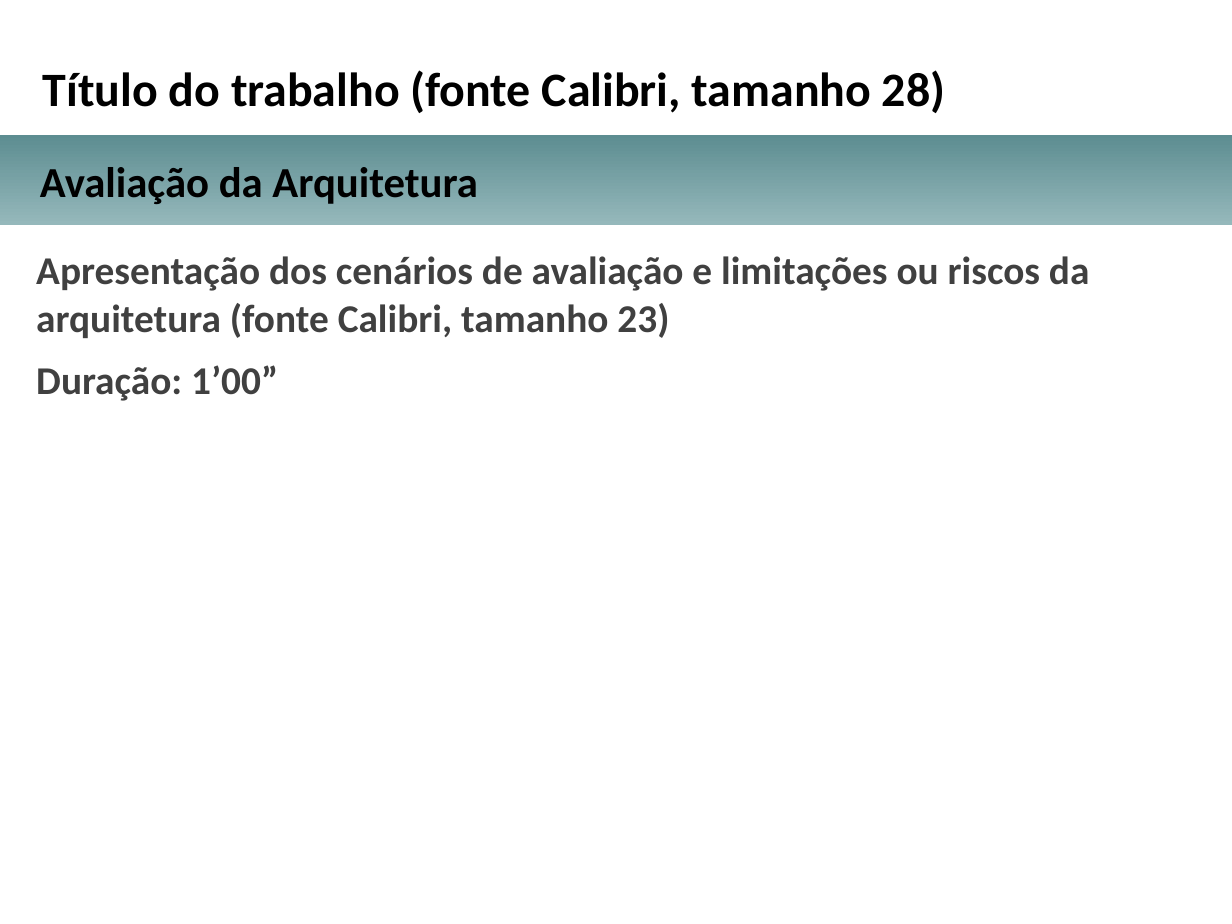
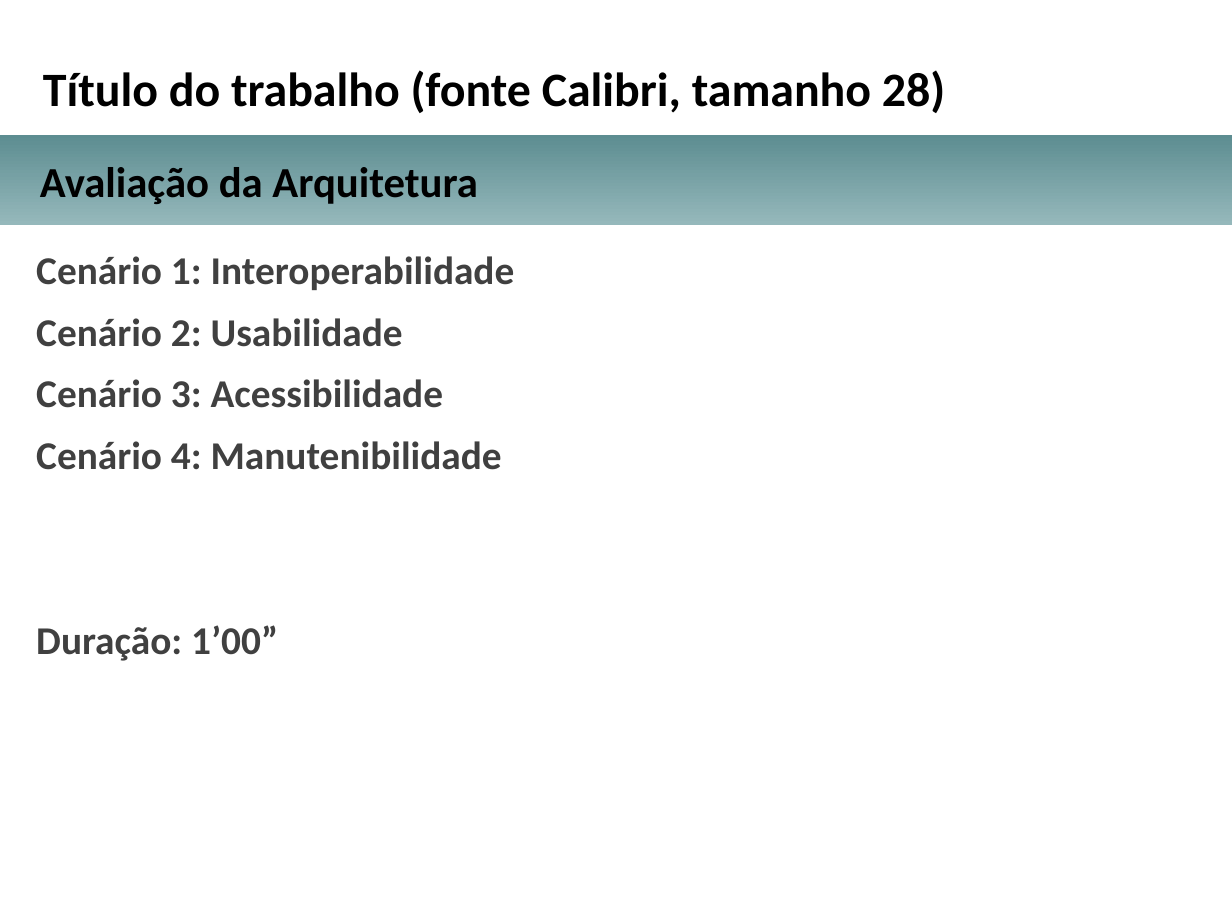
Before and after one commit to dvp333/tcc-arq-soft-dist, a slide deck: slide 10 of Enunciado e modelos/Orientação e Modelo para a Apresentação para a Banca/Apresentacao_projeto_arquitetural_TCC.pptx. Drawn at 1232x924 pixels with LibreOffice and Linux fonts; fonts in the diff are those of the drawing; background and template pictures are left out. Boxes give left, top, right and bottom in pixels: in the first picture for what was removed or moved away, otherwise in the second. Text is boxed around its words. In the diff, an @@ line names an element or a change of style, - is before the commit and + after.

```diff
--- a/Enunciado e modelos/Orientação e Modelo para a Apresentação para a Banca/Apresentacao_projeto_arquitetural_TCC.pptx
+++ b/Enunciado e modelos/Orientação e Modelo para a Apresentação para a Banca/Apresentacao_projeto_arquitetural_TCC.pptx
@@ text at (x1=36, y1=256, x2=515, y2=470): text changed @@
-Apresentação dos cenários de avaliação e limitações ou riscos da arquitetura (fonte Calibri, tamanho 23)
+Cenário 1: Interoperabilidade
+Cenário 2: Usabilidade
+Cenário 3: Acessibilidade
+Cenário 4: Manutenibilidade
```
Also in this commit, not shown: 10 other slides changed.
